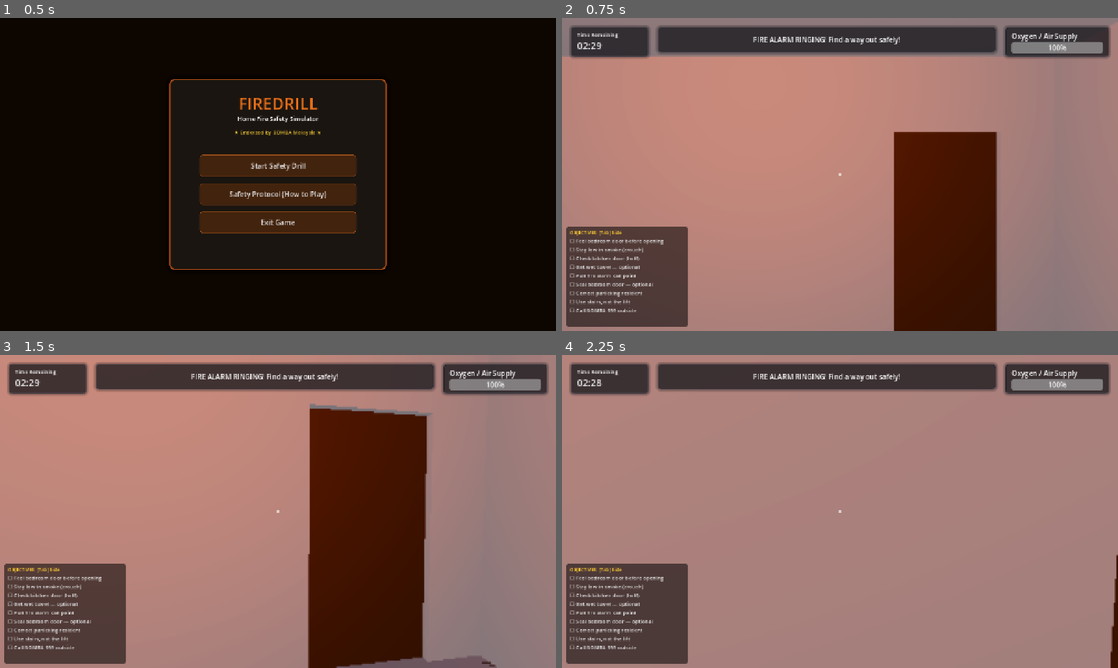
Above: before the commit, frames 1-4 (two rows, left to right).
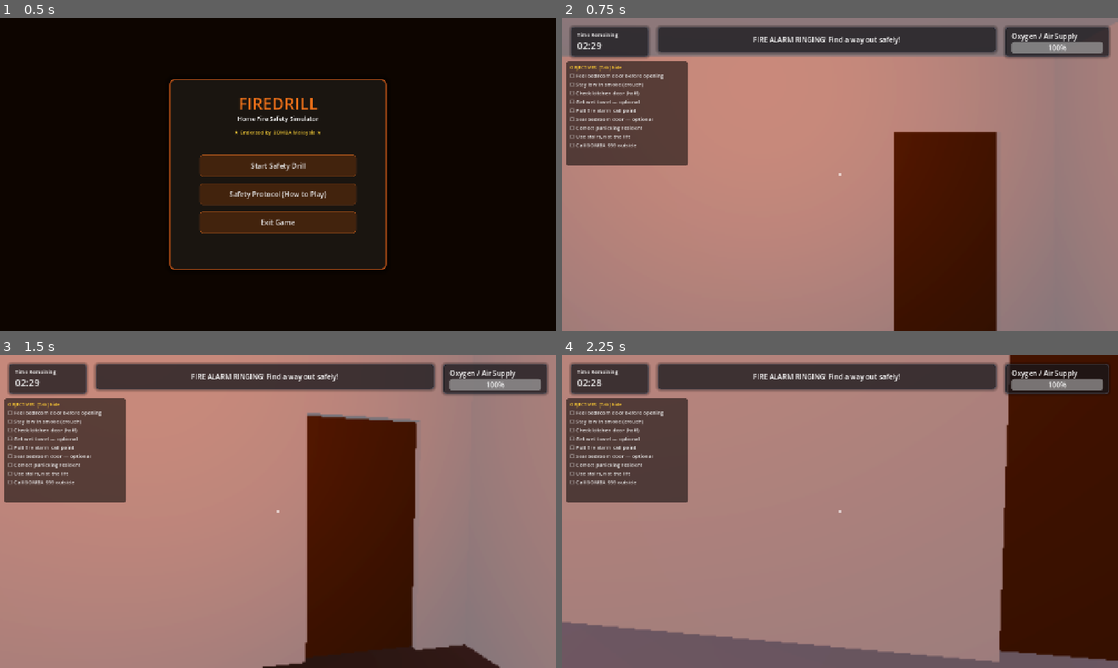
Above: after the commit, the same moments.

Repository: DennisHengShuYi/Fire-Drill-Simulation-Game
Game: Godot game, scene res://scenes/main_menu.tscn
Same seed, same stepped clock (60 frames per second), same inputs: the game is played once before the commit and once after it.
Inputs (mouse positions are in pixels of both pictures, inside the frame that each line leads up to):
- Up to frame 1 (0.5 s): no input
- Up to frame 2 (0.75 s): click "Start Safety Drill" at 0.5 s
- Up to frame 3 (1.5 s): tap Enter at 1.25 s; move the mouse to (305, 511) at 1.27 s; hold W (move_forward) from 1.28 s (still down); tap C (crouch) at 1.35 s; click (305, 511) at 1.42 s
- Up to frame 4 (2.25 s): keep holding W (move_forward); tap 2 (dilemma_2) at 1.55, 2.1 s; move the mouse to (812, 511) at 2.02 s

Frame 1 is identical in both runs. In frame 2, 14% of the frame differs, in the area x 0-23%, y 13-99%; in frame 3, 18%; in frame 4, 37%, in the area x 0-100%, y 0-100%.

Commit message:
feat: map seal_door action and enable camera rotation inside elevator

Diff:
--- a/fire-drill-simulation/scripts/game_manager.gd
+++ b/fire-drill-simulation/scripts/game_manager.gd
@@ -69,7 +69,8 @@
 		"feel_door": [KEY_F],
 		"knock_door": [KEY_K],
 		"dilemma_1": [KEY_1],
-		"dilemma_2": [KEY_2]
+		"dilemma_2": [KEY_2],
+		"seal_door": [KEY_X]
 	}
 
 	for action in inputs.keys():
--- a/fire-drill-simulation/scripts/mobile_hud.gd
+++ b/fire-drill-simulation/scripts/mobile_hud.gd
@@ -654,7 +654,7 @@
 			var offset = event.position - joystick_touch_start
 			update_joystick_knob(joystick_center + offset)
 		elif event.index == look_touch_index:
-			if not player.phone_active and not player.dilemma_active and not player.in_elevator_sequence:
+			if not player.phone_active and not player.dilemma_active:
 				player.apply_touch_look(event.relative)
 
 func _on_joystick_base_gui_input(event):
--- a/fire-drill-simulation/scripts/player.gd
+++ b/fire-drill-simulation/scripts/player.gd
@@ -1,6 +1,6 @@
 extends CharacterBody3D
 
-@export var speed: float = 3.5
+@export var speed: float = 2.5
 @export var sprint_speed: float = 5.0
 @export var gravity: float = 9.8
 @export var mouse_sensitivity: float = 0.002
@@ -90,12 +90,19 @@
 # --- Contextual tips ---
 var shown_tips: Dictionary = {}
 var tip_check_timer: float = 0.0
+var _phys_tick: float = 0.0
+
+func _print_node_recursive(node: Node, indent: String = ""):
+	push_error(indent + node.name + " (" + node.get_class() + ")")
+	for child in node.get_children():
+		_print_node_recursive(child, indent + "  ")
 
 func set_mouse_mode_safe(mode: int):
 	if OS.get_name() not in ["Android", "iOS"]:
 		Input.mouse_mode = mode as Input.MouseMode
 
 func _ready():
+	push_error("[Player] _ready start")
 	# BUG 3 companion: keep this node processing even when the tree is paused
 	# so ESC and the quit button still work inside the pause panel.
 	process_mode = Node.PROCESS_MODE_ALWAYS
@@ -103,12 +110,18 @@
 	set_mouse_mode_safe(Input.MOUSE_MODE_CAPTURED)
 
 	if OS.get_name() == "Android" or OS.get_name() == "iOS":
+		push_error("[Player] Loading mobile HUD")
 		var hud = load("res://scenes/mobile_hud.tscn").instantiate()
+		push_error("[Player] Mobile HUD loaded and instantiated")
 		add_child(hud)
+		push_error("[Player] Mobile HUD added as child")
 		hud.player = self
 		mouse_captured = false
 		if is_instance_valid(prompt_label):
 			prompt_label.visible = false
+		var crosshair = get_node_or_null("HUD/Crosshair")
+		if crosshair:
+			crosshair.visible = false
 
 	phone_panel.visible = false
 	smoke_overlay.color.a = 0.0
@@ -116,6 +129,7 @@
 	carried_extinguisher_ref = null
 	hide_hand_extinguisher()
 
+	push_error("[Player] Setting up phone dialer connections")
 	for btn in $HUD/PhonePanel/GridContainer.get_children():
 		if btn is Button:
 			if btn.name in ["0", "1", "2", "3", "4", "5", "6", "7", "8", "9"]:
@@ -129,13 +143,21 @@
 	current_time = time_limit
 	# teleport_target_pos is set via @export in the scene inspector (level.tscn).
 
+	push_error("[Player] Running setup functions")
 	setup_timer_hud()
+	push_error("[Player] Timer HUD setup done")
 	setup_vignette()
+	push_error("[Player] Vignette setup done")
 	setup_wet_towel_hud()
+	push_error("[Player] Wet towel HUD setup done")
 	setup_stamina_hud()
+	push_error("[Player] Stamina HUD setup done")
 	setup_objectives_panel()
+	push_error("[Player] Objectives panel setup done")
 	setup_pause_panel()
+	push_error("[Player] Pause panel setup done")
 	setup_mobile_phone_hud()
+	push_error("[Player] Mobile phone HUD setup done")
 
 	# Prevent LogPanel from overlapping with TimerPanel and OxygenPanel at any resolution
 	var log_panel = $HUD/LogPanel
@@ -146,6 +168,9 @@
 		log_panel.offset_right = -280.0
 
 	show_log_message("FIRE ALARM RINGING! Find a way out safely!")
+	push_error("[Player] Printing active scene tree:")
+	_print_node_recursive(get_tree().root)
+	push_error("[Player] _ready completed successfully")
 
 
 
@@ -179,7 +204,7 @@
 	if phone_active:
 		return
 
-	if not phone_active and not in_extinguisher_minigame and event is InputEventKey and event.pressed and event.keycode == KEY_X:
+	if not phone_active and not in_extinguisher_minigame and (event.is_action_pressed("seal_door") or (event is InputEventKey and event.pressed and event.keycode == KEY_X)):
 		if raycast.is_colliding():
 			var collider = raycast.get_collider()
 			if collider is Interactable and collider.is_door and not collider.door_opened and collider.name.to_lower().contains("bedroom"):
@@ -247,6 +272,10 @@
 func _physics_process(delta):
 	if not is_inside_tree():
 		return
+	_phys_tick += delta
+	if _phys_tick >= 1.0:
+		_phys_tick = 0.0
+		push_error("[Player] physics tick, position: ", global_position, " oxygen: ", current_oxygen, " time: ", current_time)
 	if climbing_ladder:
 		global_position.y -= ladder_climb_speed * delta
 		camera.rotation.x = deg_to_rad(-25.0)
@@ -271,21 +300,26 @@
 					dilemma_door.resolve_dilemma(self, 2)
 		return
 
-	if phone_active or in_elevator_sequence or in_extinguisher_minigame:
+	if phone_active or in_elevator_sequence:
 		velocity = Vector3.ZERO
 		move_and_slide()
-		if in_extinguisher_minigame:
-			var steps = [
-				"[P] Pull the pin!",
-				"[A] Aim at the base of the fire!",
-				"[S] Squeeze the handle!",
-				"[S] Sweep side-to-side!"
-			]
-			prompt_label.text = "PASS TECHNIQUE MINIGAME\nStep %d/4: %s" % [minigame_step + 1, steps[minigame_step]]
-			process_smoke_inhalation(delta)
-		elif in_elevator_sequence:
+		if in_elevator_sequence:
 			camera.position.x = randf_range(-0.015, 0.015)
 			camera.position.y = lerp(camera.position.y, stand_height - 0.2 + randf_range(-0.015, 0.015), 5.0 * delta)
+		return
+
+	# Only freeze movement during the PASS minigame steps, not while carrying
+	if in_extinguisher_minigame:
+		velocity = Vector3.ZERO
+		move_and_slide()
+		var steps = [
+			"[P] Pull the pin!",
+			"[A] Aim at the base of the fire!",
+			"[S] Squeeze the handle!",
+			"[S] Sweep side-to-side!"
+		]
+		prompt_label.text = "PASS TECHNIQUE MINIGAME\nStep %d/4: %s" % [minigame_step + 1, steps[minigame_step]]
+		process_smoke_inhalation(delta)
 		return
 
 	if is_paused:
@@ -340,9 +374,7 @@
 	if Input.is_action_just_pressed("crouch"):
 		is_crouching = not is_crouching
 
-	# Sprinting cancels crouch automatically if moving
-	if is_crouching and Input.is_action_pressed("sprint") and can_sprint and velocity.length() > 0.1:
-		is_crouching = false
+	# NOTE: Sprinting while crouching keeps crouch active — crouch_speed handles velocity reduction.
 
 	var target_height = crouch_height if is_crouching else stand_height
 	if is_crouching and in_smoke_zone:
@@ -885,15 +917,16 @@
 	style.corner_radius_bottom_left = 6
 	style.corner_radius_bottom_right = 6
 	objectives_panel.add_theme_stylebox_override("panel", style)
-	# Anchor to bottom-left corner
+	# Anchor to TOP-LEFT, below the timer panel (timer is at y=20, height=70)
+	# This avoids overlap with the joystick at bottom-left
 	objectives_panel.anchor_left = 0.0
-	objectives_panel.anchor_top = 1.0
+	objectives_panel.anchor_top = 0.0
 	objectives_panel.anchor_right = 0.0
-	objectives_panel.anchor_bottom = 1.0
+	objectives_panel.anchor_bottom = 0.0
 	objectives_panel.offset_left = 10
-	objectives_panel.offset_top = -240
+	objectives_panel.offset_top = 100
 	objectives_panel.offset_right = 290
-	objectives_panel.offset_bottom = -10
+	objectives_panel.offset_bottom = 340
 	$HUD.add_child(objectives_panel)
 
 	var title_lbl = Label.new()
